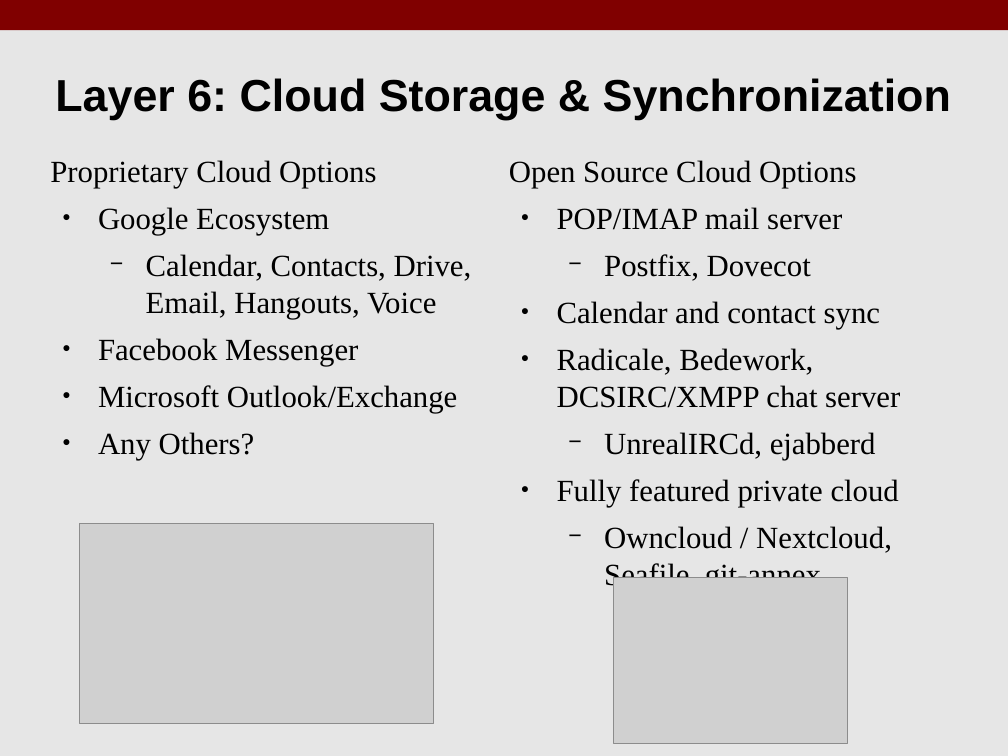
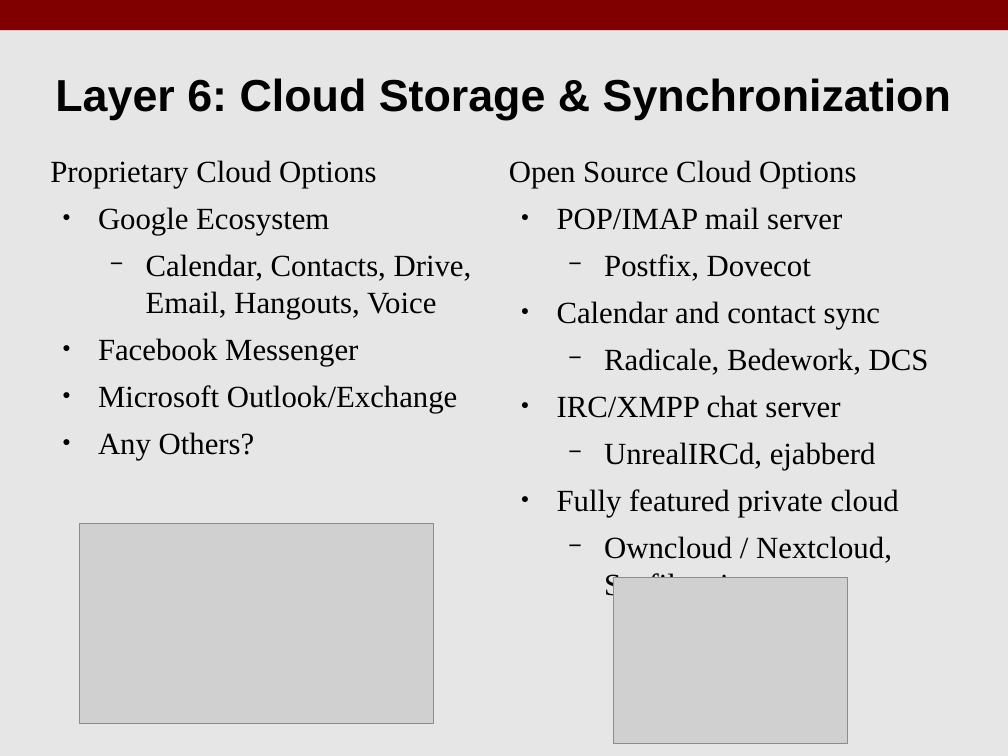
Before and after one commit to benroose/presentations, a slide deck: slide 17 of open_source_android/KLF17_Open_Source_Android.odp. Drawn at 1008x756 pixels with LibreOffice and Linux fonts; fonts in the diff are those of the drawing; grey boxes stand for pictures. Boxes give left, top, right and bottom in pixels: in the first picture for what was removed or moved away, otherwise in the second. Text is boxed around its words. In the diff, an @@ line names an element or a change of style, - is before the commit and + after.

```diff
--- a/open_source_android/KLF17_Open_Source_Android.odp
+++ b/open_source_android/KLF17_Open_Source_Android.odp
@@ text at bbox=[557, 348, 929, 418]: text changed @@
-● Radicale, Bedework, DCSIRC/XMPP chat server
+  − Radicale, Bedework, DCS
+● IRC/XMPP chat server
```
Also in this commit, not shown: 3 other slides changed, 1 other file.
